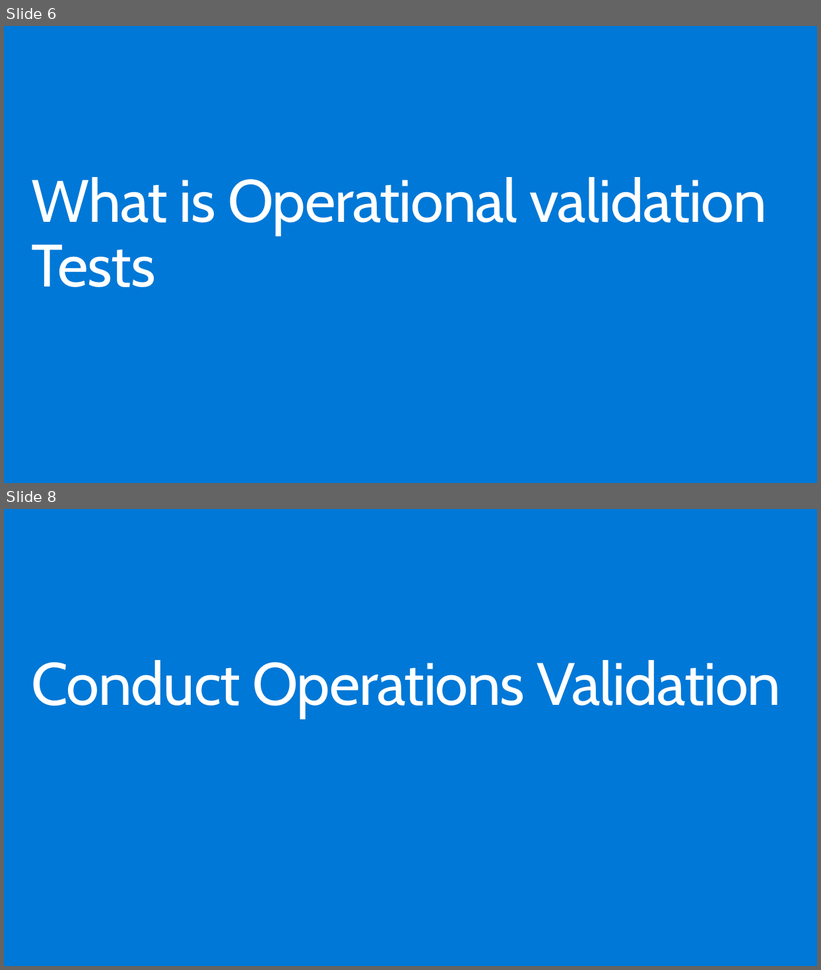
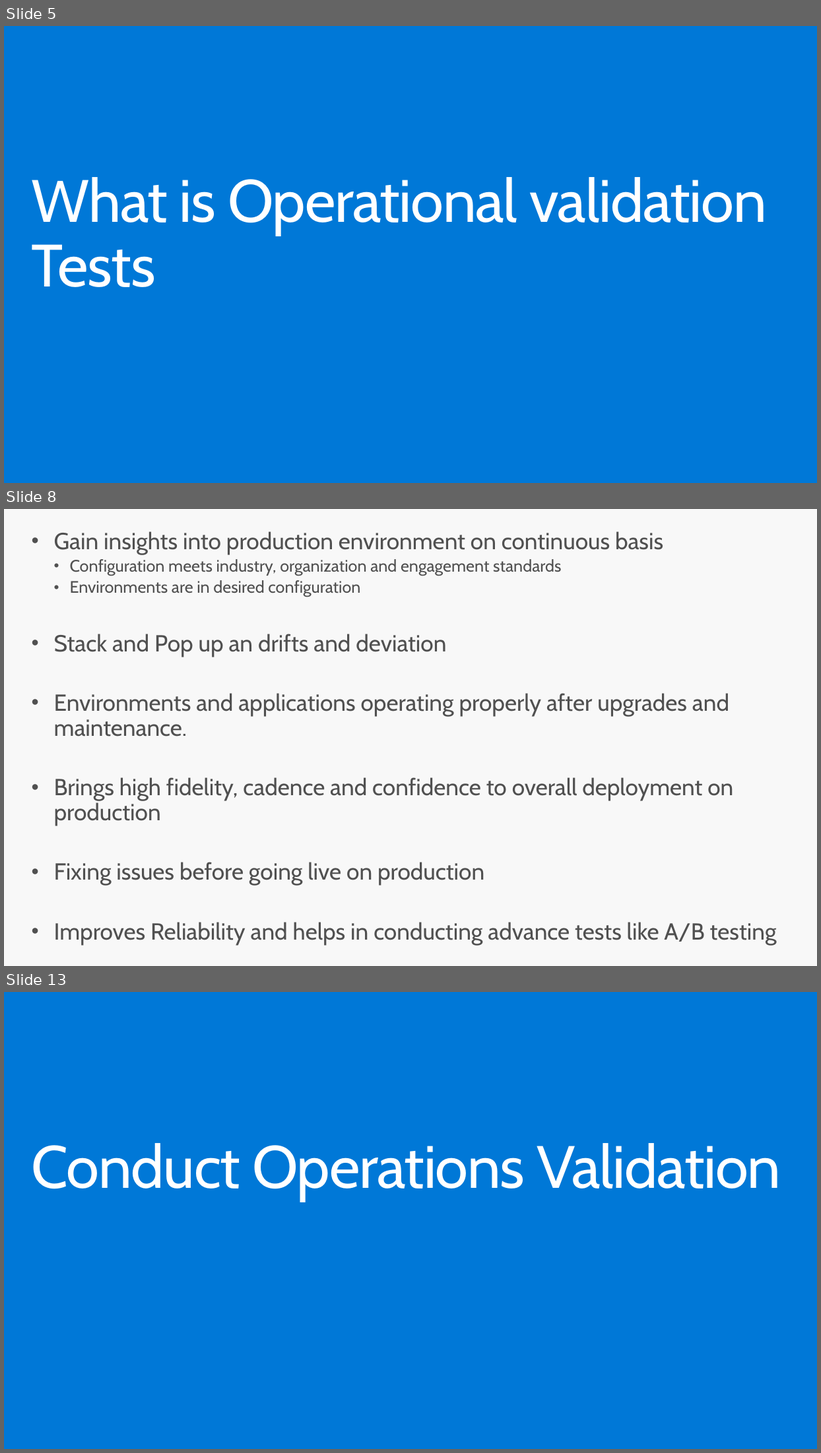
Before and after one commit to riteshmodi123/Presentations, a slide deck: OpsValidation.pptx. Shown one above the other, each under a label of ours: slides 6 and 8 before the commit, slides 5, 8 and 13 after it; the slides between them are not shown. The pictures are 821x970 and 821x1453 pixels, drawn with LibreOffice and Linux fonts; fonts in the diff are those of the drawing. Boxes give left, top, right and bottom in pixels: in the first picture for what was removed or moved away, otherwise in the second. Text is boxed around its words. In the diff, an @@ line names an element or a change of style, - is before the commit and + after.

```diff
--- a/OpsValidation.pptx
+++ b/OpsValidation.pptx
@@ slide 8 added at bbox=[4, 509, 817, 966], background #F8F8F8 @@
@@ text added at bbox=[54, 531, 777, 945], 28 pt, text #505050 @@
+• Gain insights into production environment on continuous basis
+  • Configuration meets industry, organization and engagement standards
+  • Environments are in desired configuration
+• Stack and Pop up an drifts and deviation
+• Environments and applications operating properly after upgrades and maintenance.
+• Brings high fidelity, cadence and confidence to overall deployment on production
+• Fixing issues before going live on production
+• Improves Reliability and helps in conducting advance tests like A/B testing
@@ what was slide 6 is now slide 5 @@
@@ what was slide 8 is now slide 13 @@
```
Also in this commit, not shown: 1 slide changed, 7 other slides added, 2 slides removed.
